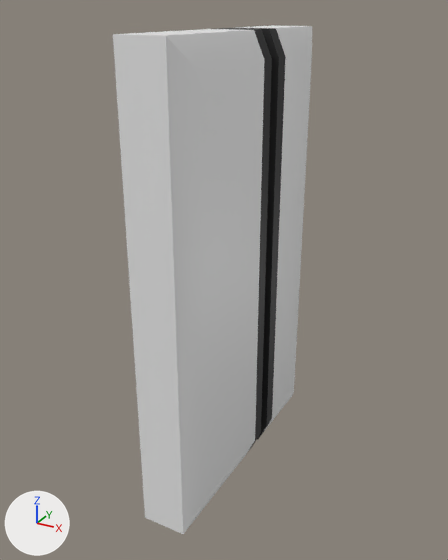
A saved change to the Blender file OctopusHorrorGame/Blender/Source/Quick_CardSwiper.blend.
Both versions are drawn from a 50 mm lens placed at (0.132, -0.238, 0.108), pointed at (0.007, -0.009, -0.006). Lighting does not change. The marker at lower left points along +X, +Y and +Z. Objects named as collision shapes, trigger or cutter boxes, shadow casters or lower levels of detail are left out.

The older version as bpy lines, for what is in view:
```python
me_plane = bpy.data.meshes.new('Plane')
me_plane.from_pydata(...)  # 56 vertices, 54 faces; spans x 0.0..0.025, y -0.07..0.05, z -0.1..0.1
me_plane.polygons.foreach_set('use_smooth', [True] * 54)
# faces by material slot: [32, 22]
me_plane.materials.append(mat_black)  # black #111111
me_plane.materials.append(mat_white)  # white #eeeeee
ob_sm_cardswiper = bpy.data.objects.new('SM_CardSwiper', me_plane)
ob_sm_cardswiper.location = (0.0, 0.0, 0.0)
```
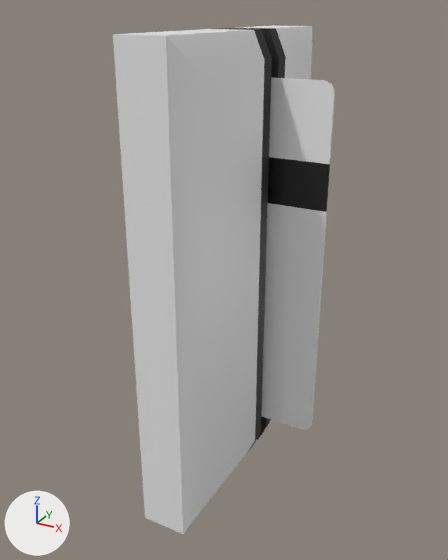
The change, as a list of edits to the scene's bpy script:
```text
Add me_sm_quick_keycard:
    me_sm_quick_keycard.from_pydata(...)  # 48 vertices, 30 faces; spans x -0.05..0.05, y 0.0..0.001, z -0.082..0.082
    me_sm_quick_keycard.polygons.foreach_set('use_smooth', [True] * 30)
    # faces by material slot: [26, 4]
    me_sm_quick_keycard.materials.append(mat_white)  # white #eeeeee
    me_sm_quick_keycard.materials.append(mat_black)  # black #111111
Add ob_sm_quick_keycard:
    ob_sm_quick_keycard = bpy.data.objects.new('SM_Quick_Keycard', me_sm_quick_keycard)
    ob_sm_quick_keycard.location = (0.0, 0.0, 0.0)
```

Pixel boxes [x1, y1, x2, y2] of what changed, in the pictures (448 x 560 px):
'SM_Quick_Keycard', added: after [261, 77, 335, 430]
    faces in mat_white (white #eeeeee): [261, 77, 335, 430]
    faces in mat_black (black #111111): [268, 157, 330, 212]
